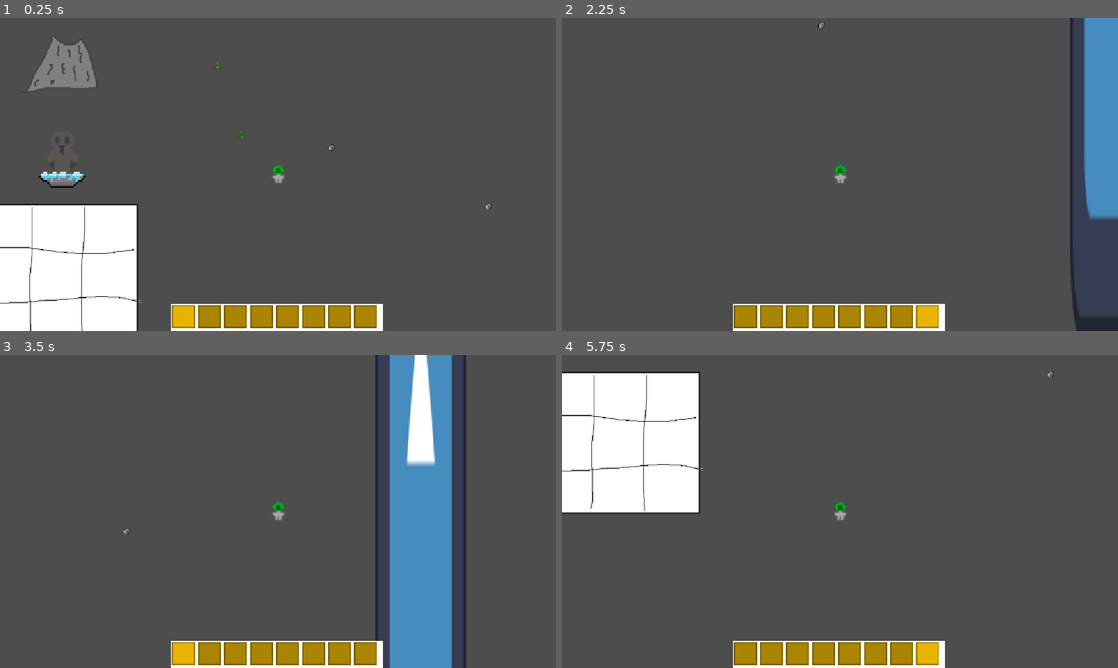
Above: before the commit, frames 1-4 (two rows, left to right).
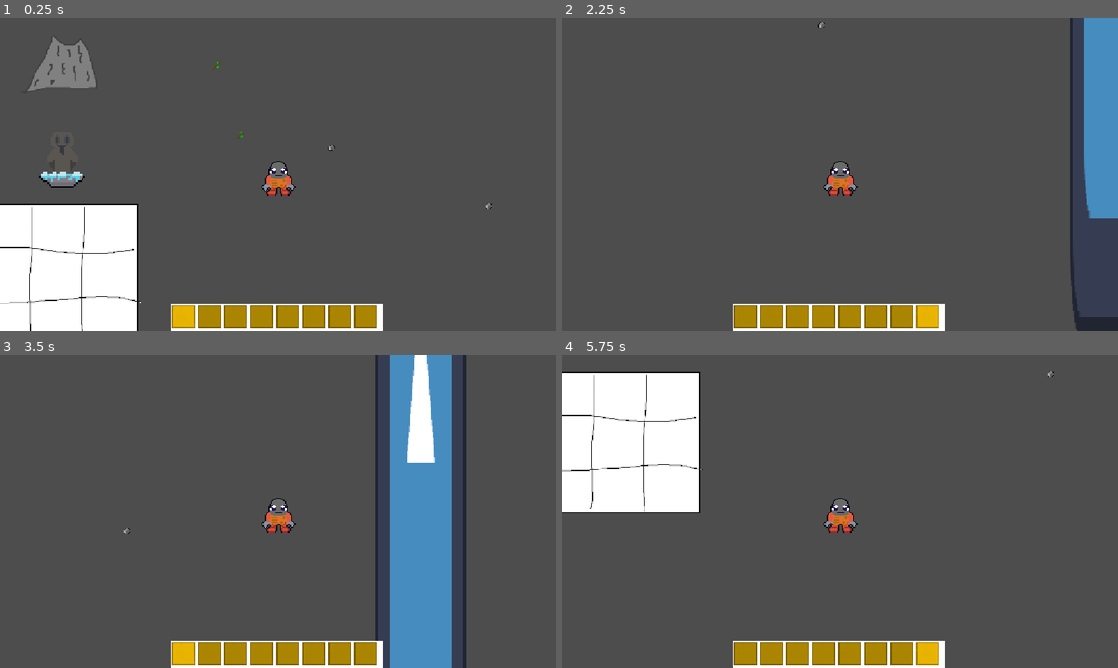
Above: after the commit, the same moments.

Repository: DlekiYa/gamejam2
Game: Godot game, scene res://Scene/test.tscn
Same seed, same stepped clock (60 frames per second), same inputs: the game is played once before the commit and once after it. The engine's default icon, where the game draws it, is replaced by a stand-in: a white triangle on a blue panel in a dark square.
Inputs (mouse positions are in pixels of both pictures, inside the frame that each line leads up to):
- Up to frame 1 (0.25 s): no input
- Up to frame 2 (2.25 s): tap Enter at 0.5 s; move the mouse to (962, 158) at 0.52 s; hold D (ui_right) 0.53-1.28 s; tap Mouse wheel down (scroll_down) at 0.6, 2.1 s; move the mouse to (728, 190) at 1.27 s; hold S (ui_down) 1.28-2.03 s; tap Mouse wheel up (scroll_up) at 1.35 s; move the mouse to (895, 105) at 2.02 s; hold D (ui_right) from 2.03 s (still down)
- Up to frame 3 (3.5 s): move the mouse to (250, 574) at 2.77 s; release D (ui_right) at 2.78 s; hold W (ui_up) from 2.78 s (still down); tap Mouse wheel up (scroll_up) at 2.85 s
- Up to frame 4 (5.75 s): move the mouse to (1006, 558) at 3.52 s; release W (ui_up) at 3.53 s; hold A (ui_left) 3.53-5.03 s; tap Mouse wheel down (scroll_down) at 3.6, 5.1 s; move the mouse to (673, 464) at 4.27 s; tap Mouse wheel up (scroll_up) at 4.35 s; move the mouse to (867, 511) at 5.02 s; hold S (ui_down) from 5.03 s (still down)

The runs differ from the first frame. In frame 1, 1.1% of the frame differs, in the area x 0-89%, y 8-100%; in frame 2, 0.7%; in frame 3, 0.8%; in frame 4, 1.2%, in the area x 0-89%, y 5-99%.

Commit message:
add proper player texture and walking animation logic

Diff:
--- a/Script/player.gd
+++ b/Script/player.gd
@@ -6,6 +6,9 @@
 var Currentslot = 0
 
 @onready var Grid = $"../Grid"
+
+var currently_walking: bool = false
+@export var animated_sprite: AnimatedSprite2D
 
 @export var inv: Inv
 # Called when the node enters the scene tree for the first time.
@@ -26,6 +29,13 @@
 			Currentslot = 7
 	highlight()
 	var direction = Input.get_vector("ui_left", "ui_right", "ui_up","ui_down")
+	if direction == Vector2.ZERO and currently_walking:
+		currently_walking = false
+		animated_sprite.stop()
+		animated_sprite.set_frame_and_progress(0, 0.0)
+	elif direction != Vector2.ZERO and not currently_walking:
+		currently_walking = true
+		animated_sprite.play()
 
 	velocity = direction * speed
 	move_and_slide()
--- a/project.godot
+++ b/project.godot
@@ -91,4 +91,5 @@
 
 [rendering]
 
+textures/canvas_textures/default_texture_filter=0
 rendering_device/driver.windows="d3d12"
--- a/sprites/K uglyArt/Scene/player.tscn
+++ b/sprites/K uglyArt/Scene/player.tscn
@@ -2,23 +2,76 @@
 
 [ext_resource type="Script" uid="uid://c6iwv31f04bfu" path="res://Script/player.gd" id="1_y8w33"]
 [ext_resource type="Resource" uid="uid://bifyrocn4w2fn" path="res://inventory/Player_inventory.tres" id="2_58ae2"]
-[ext_resource type="Texture2D" uid="uid://dngv1bpnjtb4d" path="res://sprites/K uglyArt/tp00.png" id="2_xa75v"]
+[ext_resource type="Texture2D" uid="uid://b1w0aw6il2sd2" path="res://sprites/alien_walk_front_final.png" id="3_uq7wv"]
 [ext_resource type="PackedScene" uid="uid://drx532c84uu1x" path="res://inventory/inv_ui.tscn" id="4_58ae2"]
 
 [sub_resource type="CircleShape2D" id="CircleShape2D_gxkm1"]
 radius = 20.024984
 
-[node name="Player" type="CharacterBody2D" unique_id=685406686]
+[sub_resource type="AtlasTexture" id="AtlasTexture_mm0u0"]
+atlas = ExtResource("3_uq7wv")
+region = Rect2(0, 0, 35, 35)
+
+[sub_resource type="AtlasTexture" id="AtlasTexture_h843d"]
+atlas = ExtResource("3_uq7wv")
+region = Rect2(35, 0, 35, 35)
+
+[sub_resource type="AtlasTexture" id="AtlasTexture_tm3x3"]
+atlas = ExtResource("3_uq7wv")
+region = Rect2(70, 0, 35, 35)
+
+[sub_resource type="AtlasTexture" id="AtlasTexture_srt5k"]
+atlas = ExtResource("3_uq7wv")
+region = Rect2(105, 0, 35, 35)
+
+[sub_resource type="AtlasTexture" id="AtlasTexture_4ags0"]
+atlas = ExtResource("3_uq7wv")
+region = Rect2(140, 0, 35, 35)
+
+[sub_resource type="AtlasTexture" id="AtlasTexture_vcfsr"]
+atlas = ExtResource("3_uq7wv")
+region = Rect2(175, 0, 35, 35)
+
+[sub_resource type="SpriteFrames" id="SpriteFrames_4kxuq"]
+animations = [{
+"frames": [{
+"duration": 1.0,
+"texture": SubResource("AtlasTexture_mm0u0")
+}, {
+"duration": 1.0,
+"texture": SubResource("AtlasTexture_h843d")
+}, {
+"duration": 1.0,
+"texture": SubResource("AtlasTexture_tm3x3")
+}, {
+"duration": 1.0,
+"texture": SubResource("AtlasTexture_srt5k")
+}, {
+"duration": 1.0,
+"texture": SubResource("AtlasTexture_4ags0")
+}, {
+"duration": 1.0,
+"texture": SubResource("AtlasTexture_vcfsr")
+}],
+"loop": 1,
+"name": &"default",
+"speed": 12.0
+}]
+
+[node name="Player" type="CharacterBody2D" unique_id=685406686 node_paths=PackedStringArray("animated_sprite")]
 script = ExtResource("1_y8w33")
+animated_sprite = NodePath("Sprite2D")
 inv = ExtResource("2_58ae2")
 
 [node name="CollisionShape2D" type="CollisionShape2D" parent="." unique_id=839643683]
 shape = SubResource("CircleShape2D_gxkm1")
 
-[node name="Sprite2D" type="Sprite2D" parent="." unique_id=1027782089]
+[node name="Sprite2D" type="AnimatedSprite2D" parent="." unique_id=663569056]
 position = Vector2(-0.50000066, 1.5497208e-06)
 scale = Vector2(2.5625, 2.5000002)
-texture = ExtResource("2_xa75v")
+sprite_frames = SubResource("SpriteFrames_4kxuq")
+frame = 3
+frame_progress = 0.7075418
 
 [node name="inv_ui" parent="." unique_id=1147753175 instance=ExtResource("4_58ae2")]
 offset_left = -222.0
Binary file added: sprites/alien_walk_front_final.png
Not shown, added: sprites/alien_walk_front_final.png.import
